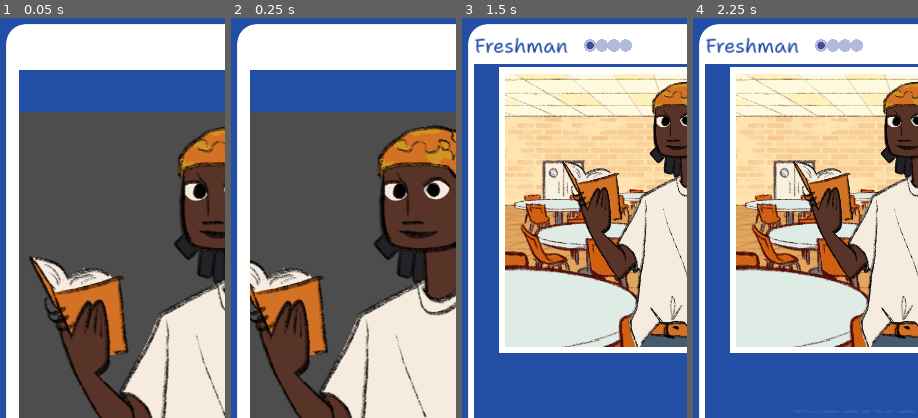
Above: before the commit, frames 1-4 (left to right).
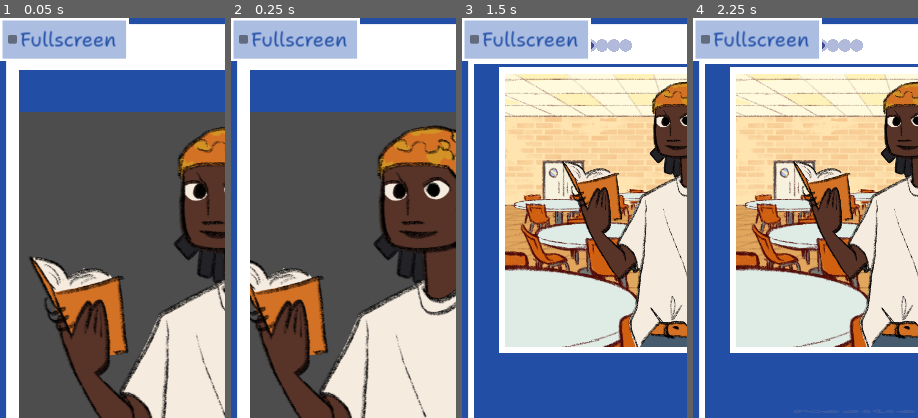
Above: after the commit, the same moments.

Repository: stem-career-paths/game
Game: Godot game, scene res://ui/screen.tscn
The game is run twice, just before and just after one commit, with the same random seed, the same clock (stepped at 60 frames per second) and the same inputs. The engine's default icon, where the game draws it, is replaced by a stand-in: a white triangle on a blue panel in a dark square.
Inputs (mouse positions are % of the whole screen's width and height, from its top left):
- Up to frame 1 (0.05 s): no input
- Up to frame 2 (0.25 s): no input
- Up to frame 3 (1.5 s): click (50, 83) at 0.52 s; click (68, 76) at 1.27 s
- Up to frame 4 (2.25 s): click (68, 82) at 2 s
The pictures show only the part of the screen within x 0-50%, y 0-50%; the shares and areas given below are measured in that part.

The runs differ from the first frame. In frame 1, 5.8% of the frame differs, in the area x 0-58%, y 0-11%; in frame 2, 5.8%; in frame 3, 5.6%; in frame 4, 5.6%.

Commit message:
Improve borders and spacing

Diff:
--- a/project/ui/settings_button.tscn
+++ b/project/ui/settings_button.tscn
@@ -4,7 +4,16 @@
 [ext_resource type="Script" path="res://ui/settings_button.gd" id="2_h52gk"]
 
 [sub_resource type="StyleBoxFlat" id="StyleBoxFlat_fsp3o"]
+content_margin_left = 10.0
+content_margin_top = 10.0
+content_margin_right = 10.0
+content_margin_bottom = 10.0
 bg_color = Color(0.670588, 0.745098, 0.886275, 1)
+border_width_left = 4
+border_width_top = 4
+border_width_right = 4
+border_width_bottom = 4
+border_color = Color(1, 1, 1, 1)
 
 [node name="SettingsButton" type="TextureButton"]
 modulate = Color(0.133333, 0.305882, 0.65098, 1)
@@ -13,7 +22,8 @@
 
 [node name="SettingsPopup" type="PopupMenu" parent="."]
 unique_name_in_owner = true
-size = Vector2i(203, 100)
+size = Vector2i(139, 47)
+visible = true
 theme_override_colors/font_color = Color(0.133333, 0.305882, 0.65098, 1)
 theme_override_styles/panel = SubResource("StyleBoxFlat_fsp3o")
 item_count = 1
